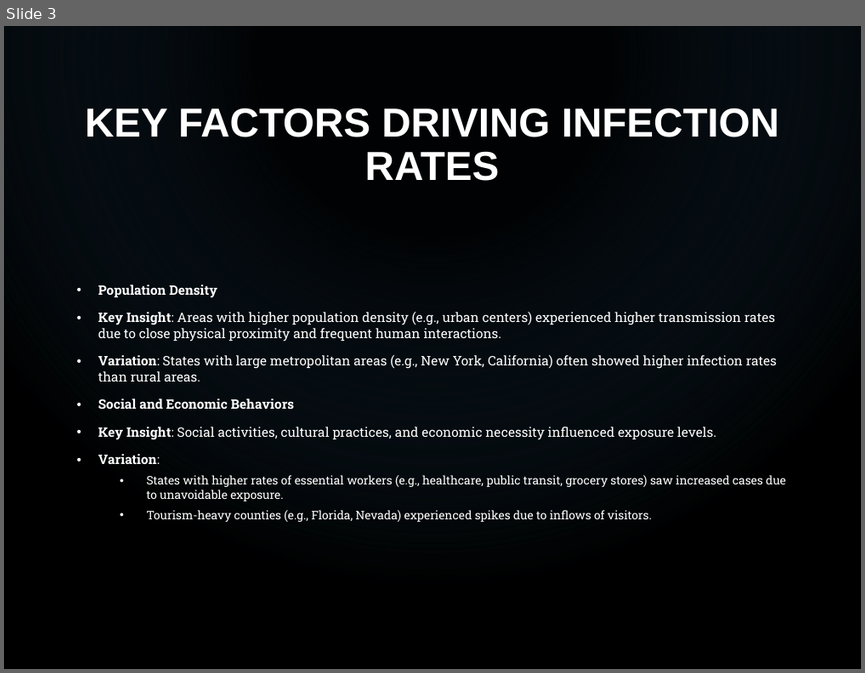
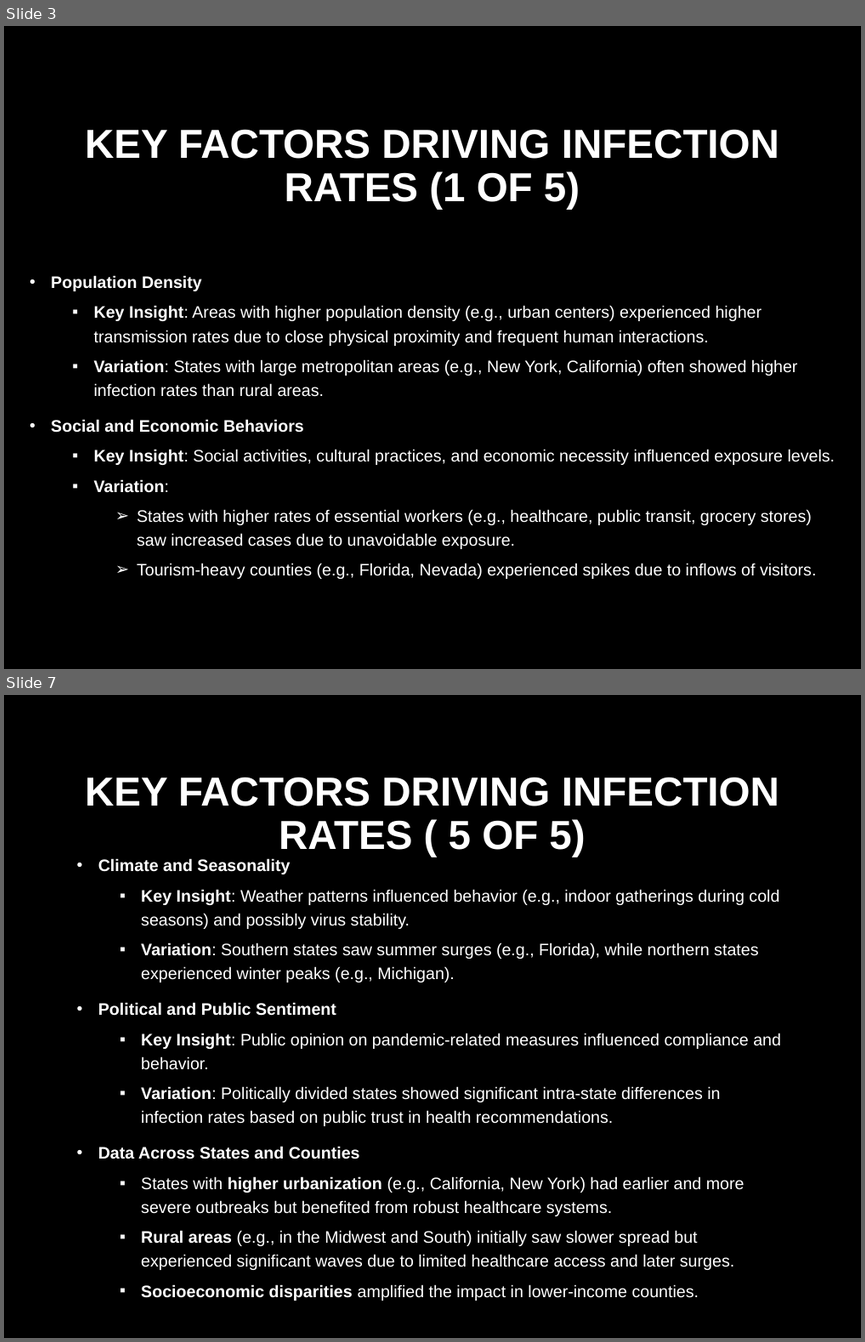
Before and after one commit to ryancmedina/project-one, a slide deck: Infection_Trends_COVID19_Presentation.pptx. Shown one above the other, each under a label of ours: slide 3 before the commit, slides 3 and 7 after it; the slides between them are not shown. The pictures are 865x673 and 865x1342 pixels, drawn with LibreOffice and Linux fonts; fonts in the diff are those of the drawing; background and template pictures are left out. Boxes give left, top, right and bottom in pixels: in the first picture for what was removed or moved away, otherwise in the second. Text is boxed around its words. In the diff, an @@ line names an element or a change of style, - is before the commit and + after.

```diff
--- a/Infection_Trends_COVID19_Presentation.pptx
+++ b/Infection_Trends_COVID19_Presentation.pptx
@@ slide 7 added at (4,695,861,1338), background picture (left out) @@
@@ title added at (85,777,779,857), 34 pt, text #FFFFFF, bold @@
+KEY FACTORS DRIVING INFECTION RATES ( 5 OF 5)
@@ text added at (98,858,781,1300), 14 pt, text #FFFFFF @@
+• Climate and Seasonality
+  ▪ Key Insight: Weather patterns influenced behavior (e.g., indoor gatherings during cold seasons) and possibly virus stability.
+  ▪ Variation: Southern states saw summer surges (e.g., Florida), while northern states experienced winter peaks (e.g., Michigan).
+• Political and Public Sentiment
+  ▪ Key Insight: Public opinion on pandemic-related measures influenced compliance and behavior.
+  ▪ Variation: Politically divided states showed significant intra-state differences in infection rates based on public trust in health recommendations.
+• Data Across States and Counties
+  ▪ States with higher urbanization (e.g., California, New York) had earlier and more severe outbreaks but benefited from robust healthcare systems.
+  ▪ Rural areas (e.g., in the Midwest and South) initially saw slower spread but experienced significant waves due to limited healthcare access and later surges.
+  ▪ Socioeconomic disparities amplified the impact in lower-income counties.
@@ slide 3 changed as well @@
@@ rectangle removed at (4,26,861,669) @@
@@ title at (85,129,779,210): text changed @@
-KEY FACTORS DRIVING INFECTION RATES
+KEY FACTORS DRIVING INFECTION RATES (1 OF 5)
@@ text "Population Density": place and size @@
-text "Population Density" at (98,284,786,522)
+text "Population Density" at (51,275,835,578)
@@ text "Population Density" at (51,275,835,578): size 11 to 14 pt in "Population Density", "Key Insight: Areas with higher population density ...", "Variation: States with large metropolitan areas (e.g., ...", "Social and Economic Behaviors" and 2 more places; font Roboto Slab to Arial; size 9.9 to 14 pt in "States with higher rates of essential workers ...", "Tourism-heavy counties (e.g., Florida, Nevada) experienced s ..."; line spacing 1 to 1.2; bullet • to ▪; list level 1 to 2 in "Key Insight: Areas with higher ..."; list level 1 to 2 in "Variation: States with large metropolitan ..."; list level 1 to 2 in "Key Insight: Social activities, cultural ..."; list level 1 to 2 in "Variation:"; bullet • to ➢; list level 2 to 3 in "States with higher rates of ..."; list level 2 to 3 in "Tourism-heavy counties (e.g., Florida, Nevada) ..." @@
```
Also in this commit, not shown: 4 other slides changed, 15 other slides added, 2 slides removed.
